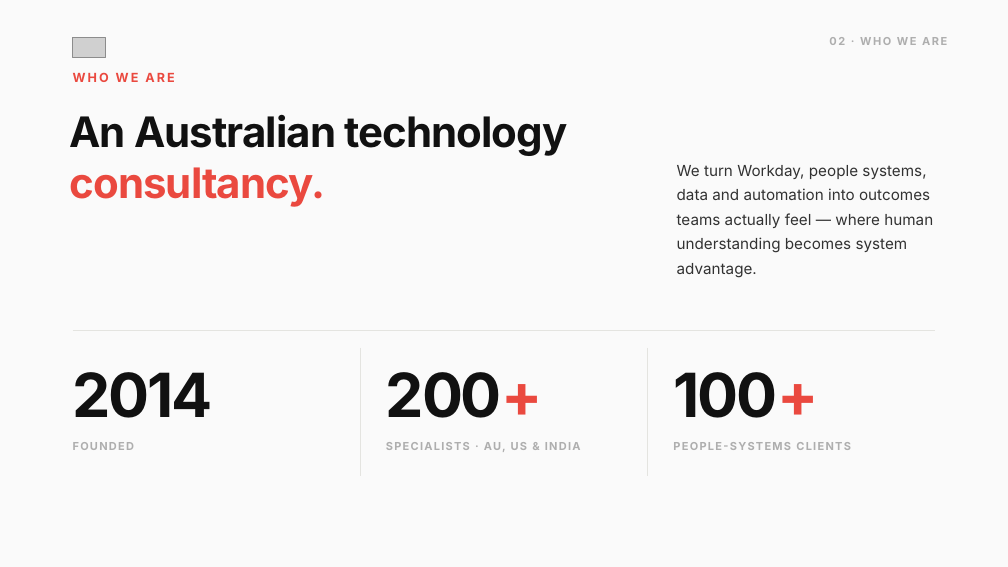
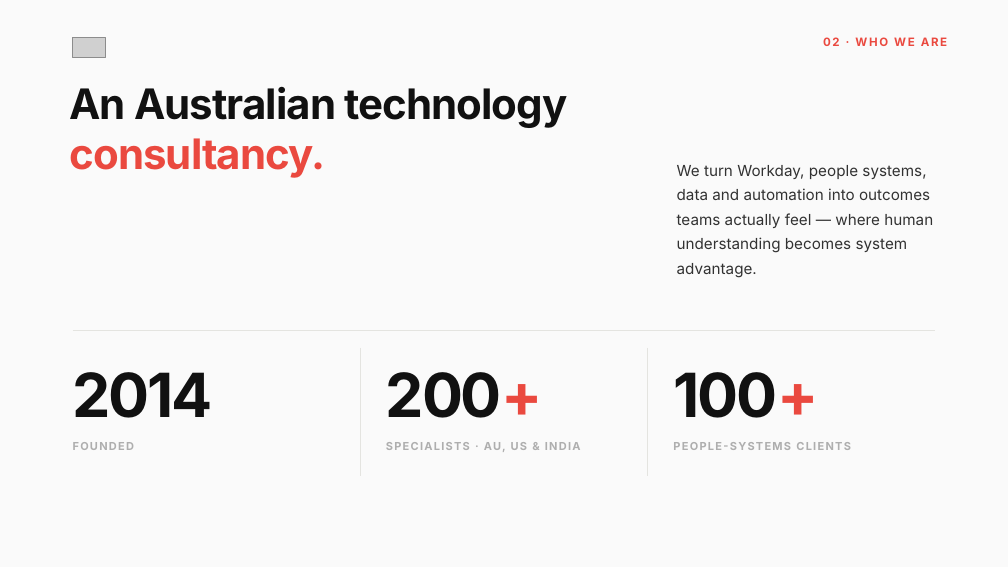
Before and after one commit to danielzrno/claude, a slide deck: slide 3 of design-system/samples/Mivada_Company_Overview.pptx. Drawn at 1008x567 pixels with LibreOffice and Linux fonts; fonts in the diff are those of the drawing; grey boxes stand for pictures. Boxes give left, top, right and bottom in pixels: in the first picture for what was removed or moved away, otherwise in the second. Text is boxed around its words. In the diff, an @@ line names an element or a change of style, - is before the commit and + after.

```diff
--- a/design-system/samples/Mivada_Company_Overview.pptx
+++ b/design-system/samples/Mivada_Company_Overview.pptx
@@ text "02 · WHO WE ARE" at [823, 37, 947, 46]: size 10.5 to 11 pt, text colour #AEAEAE to #EA493F @@
@@ text "An Australian technology consultancy.": place and size @@
-text "An Australian technology consultancy." at [70, 114, 567, 207]
+text "An Australian technology consultancy." at [70, 86, 567, 178]
@@ text removed at [73, 73, 174, 82] @@
-WHO WE ARE
```
Also in this commit, not shown: 6 other slides changed, 1 slide added, 6 other files.
